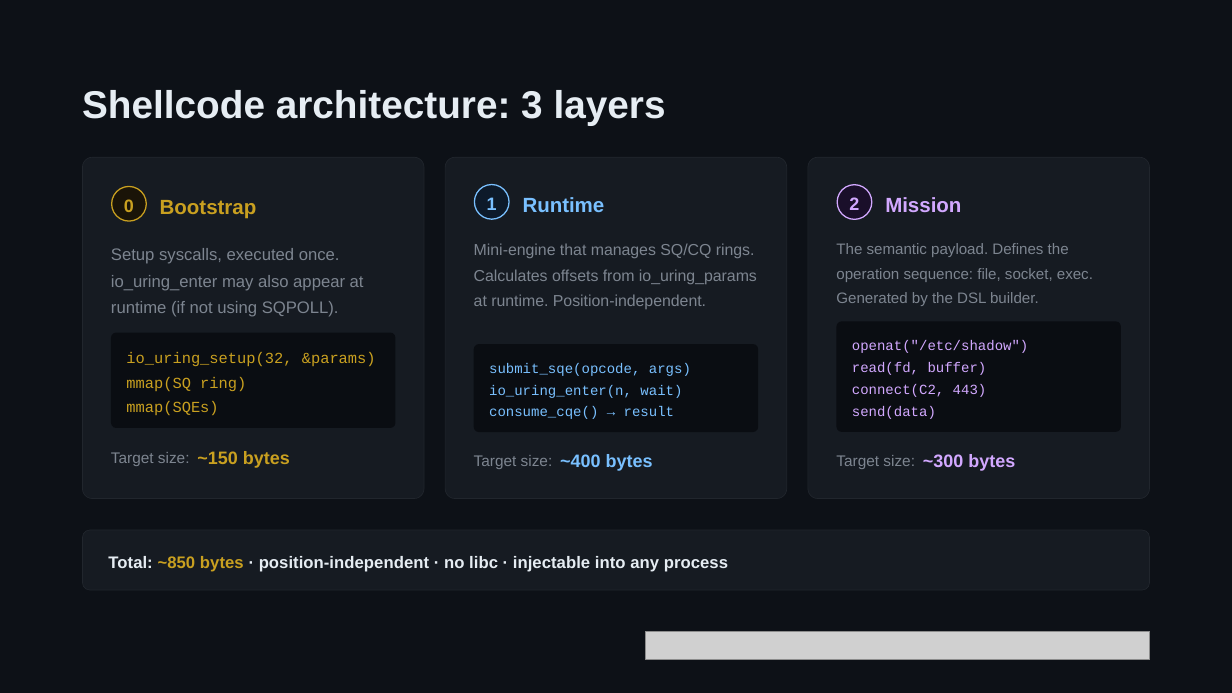
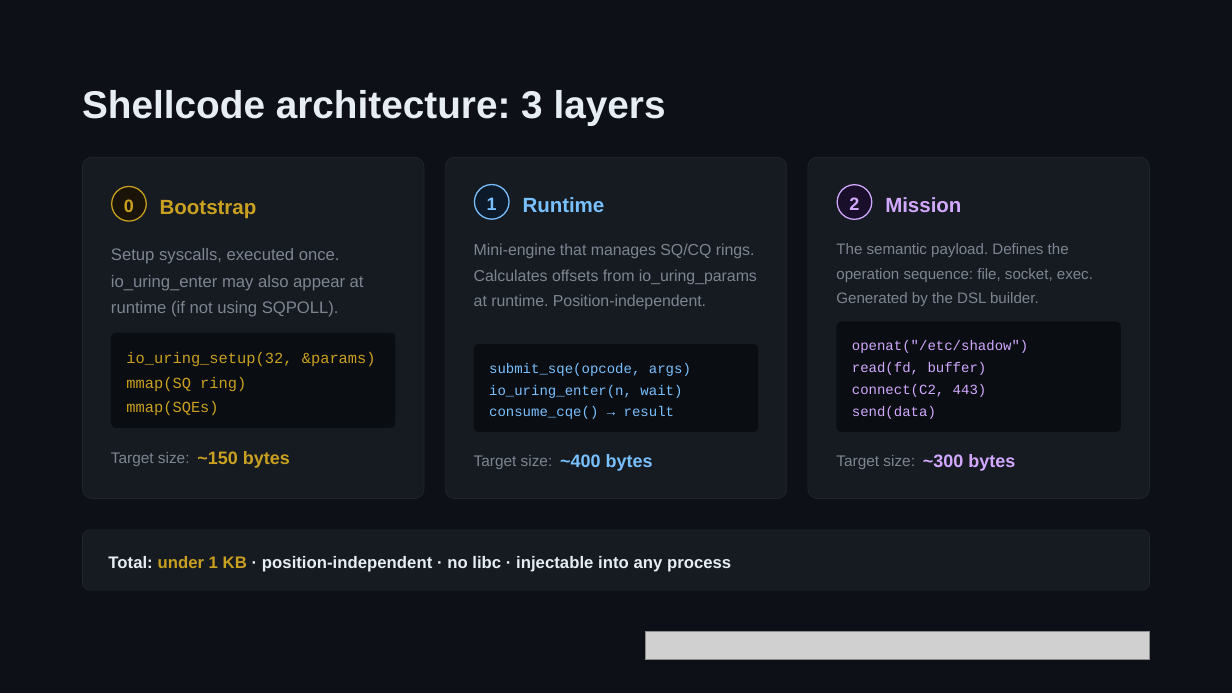
Before and after one commit to maycon/I-OWN-URING, a slide deck: slide 13 of talk/What EDRs Don't See - Syscall-less Shellcode via io_uring.pptx. Drawn at 1232x693 pixels with LibreOffice and Linux fonts; fonts in the diff are those of the drawing; grey boxes stand for pictures. Boxes give left, top, right and bottom in pixels: in the first picture for what was removed or moved away, otherwise in the second. Text is boxed around its words. In the diff, an @@ line names an element or a change of style, - is before the commit and + after.

```diff
--- a/talk/What EDRs Don't See - Syscall-less Shellcode via io_uring.pptx
+++ b/talk/What EDRs Don't See - Syscall-less Shellcode via io_uring.pptx
@@ text in rounded rectangle at (108, 556, 731, 572): text changed @@
-Total: ~850 bytes · position-independent · no libc · injectable into any process
+Total: under 1 KB · position-independent · no libc · injectable into any process
```
Also in this commit, not shown: 6 other slides changed, 1 other file.
